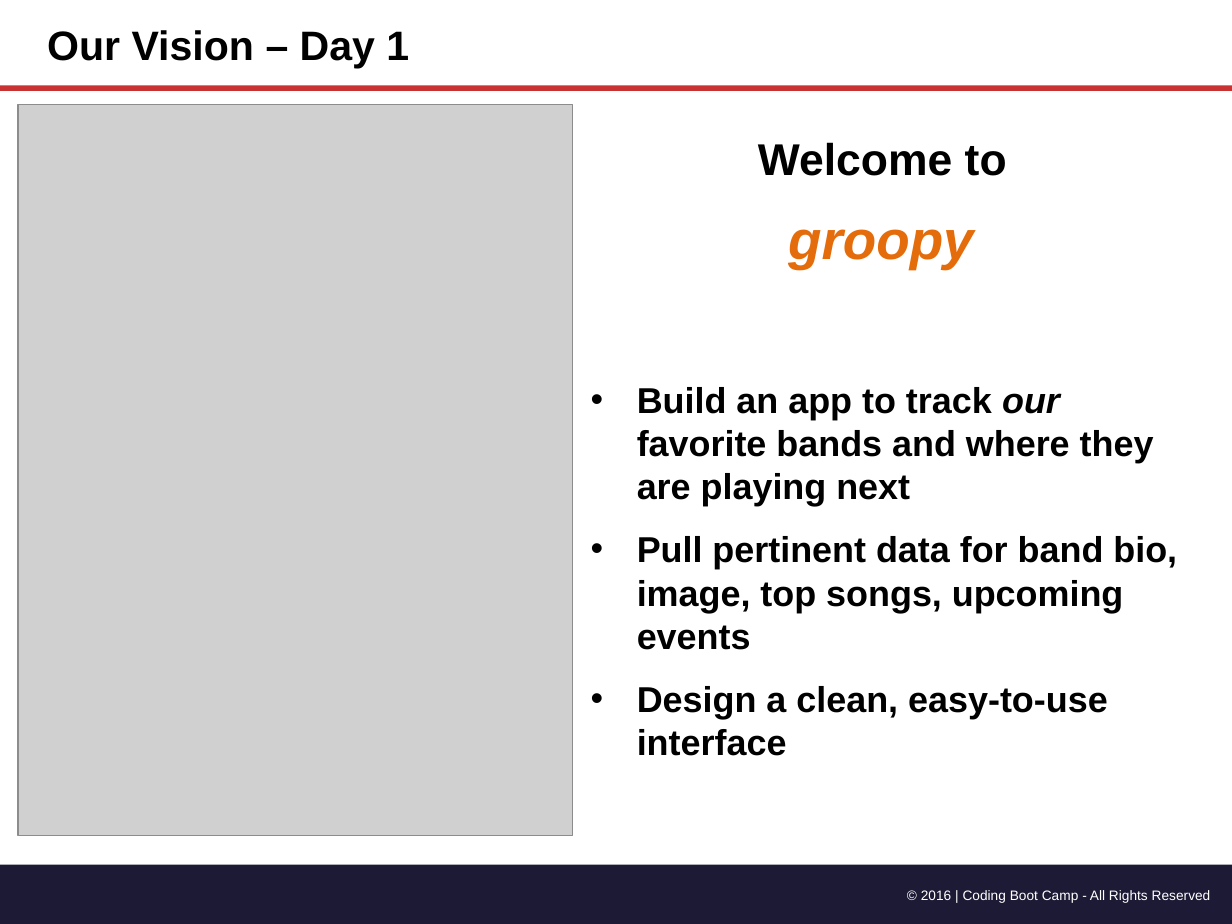
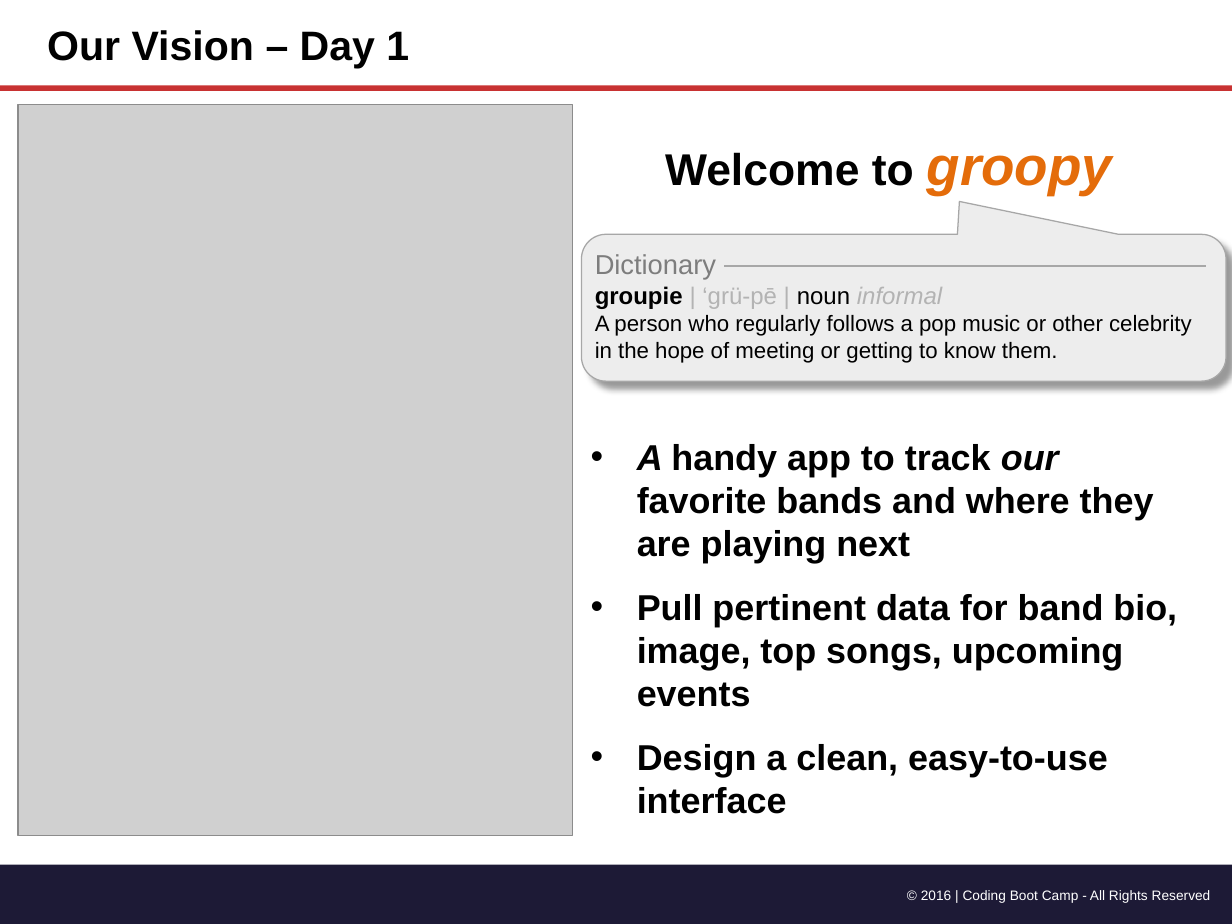
Before and after one commit to grupy-inc/grupy, a slide deck: slide 2 of Groopy Project Overview.pptx. Drawn at 1232x924 pixels with LibreOffice and Linux fonts; fonts in the diff are those of the drawing; grey boxes stand for pictures. Boxes give left, top, right and bottom in pixels: in the first picture for what was removed or moved away, otherwise in the second. Text is boxed around its words. In the diff, an @@ line names an element or a change of style, - is before the commit and + after.

Commit message:
David added v3 of PowerPoint slides

```diff
--- a/Groopy Project Overview.pptx
+++ b/Groopy Project Overview.pptx
@@ text at [637,152,1154,563]: text changed @@
-Welcome to
-groopy
-• Build an app to track our favorite bands and where they are playing next
+Welcome to groopy
+• A handy app to track our favorite bands and where they are playing next
@@ rounded speech box added at [582,234,1226,381], fill #EDEDED, outline #A7A7A7 0.75 pt, 13 pt, text #000000 @@
+Dictionary
+groupie | ‘grü-pē | noun informal
+A person who regularly follows a pop music or other celebrity in the hope of meeting or getting to know them.
@@ line added from (724, 266) to (1206, 266), #A7A7A7 0.75 pt @@
```
